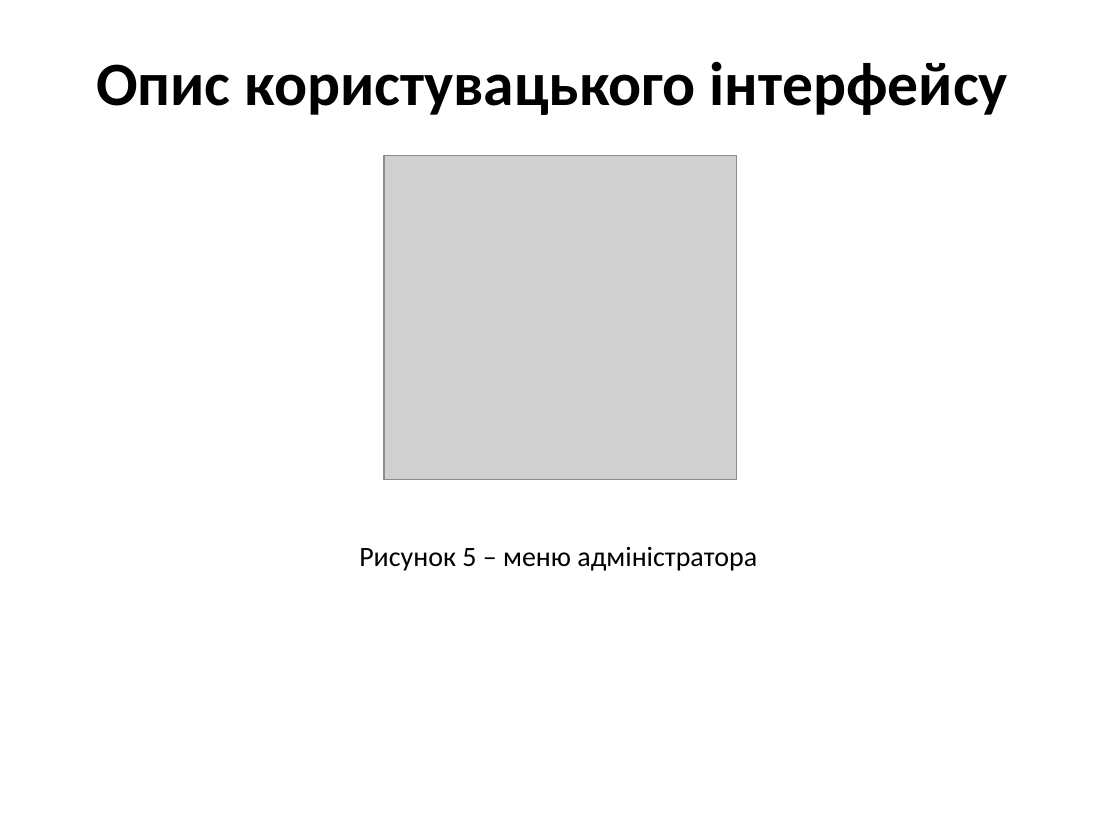
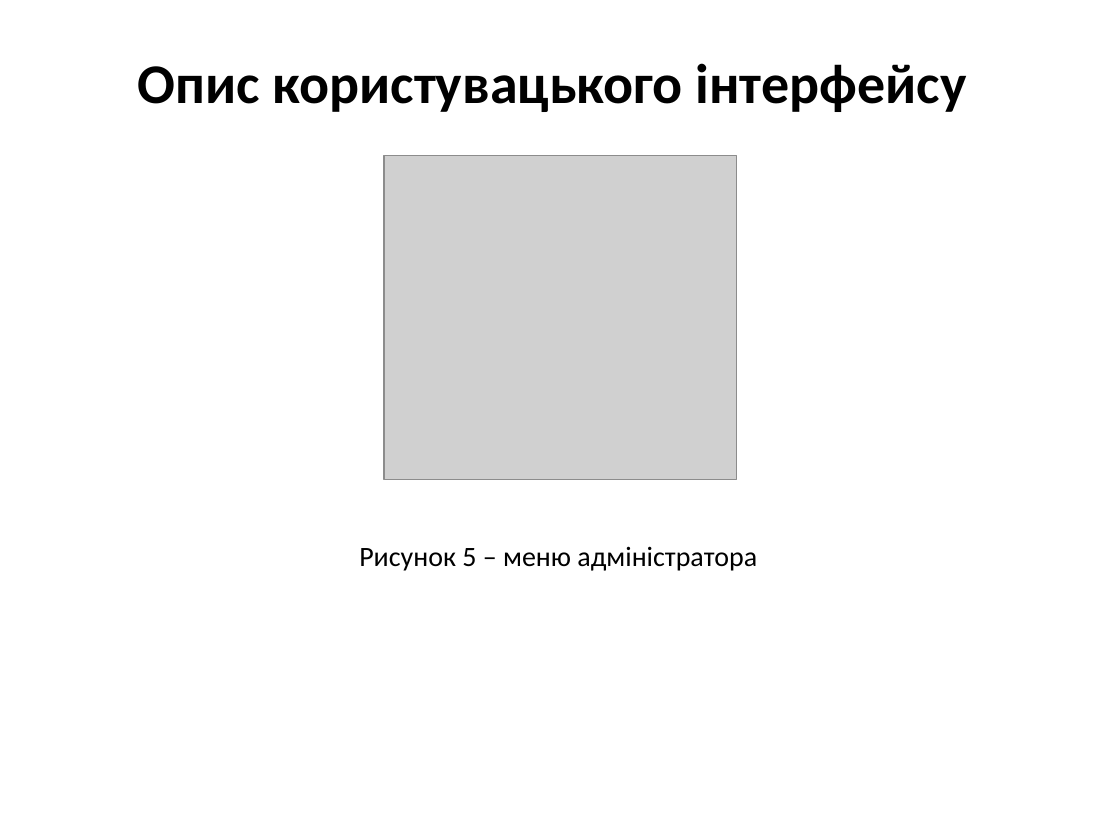
Before and after one commit to maksimkir/Kursova, a slide deck: slide 13 of documentation/Презентація.pptx (slide 10 before the commit). Drawn at 1120x840 pixels with LibreOffice and Linux fonts; fonts in the diff are those of the drawing; grey boxes stand for pictures. Boxes give left, top, right and bottom in pixels: in the first picture for what was removed or moved away, otherwise in the second. Text is boxed around its words. In the diff, an @@ line names an element or a change of style, - is before the commit and + after.

```diff
--- a/documentation/Презентація.pptx
+++ b/documentation/Презентація.pptx
@@ title "Опис користувацького інтерфейсу" at [138, 63, 967, 112]: size 39.6 to 36 pt @@
```
Also in this commit, not shown: 4 other slides changed, 6 slides added, 3 slides removed, 2 other files.
